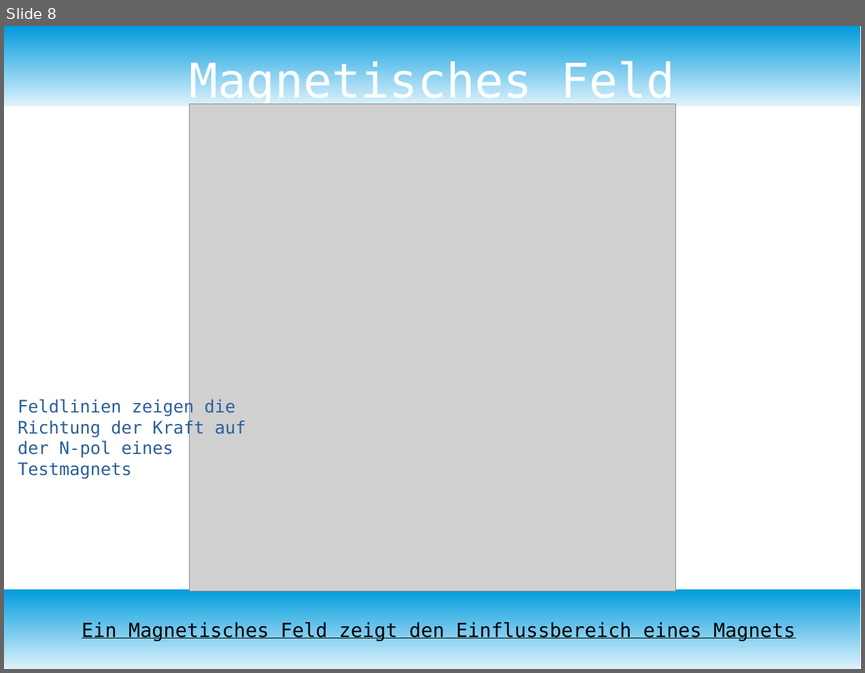
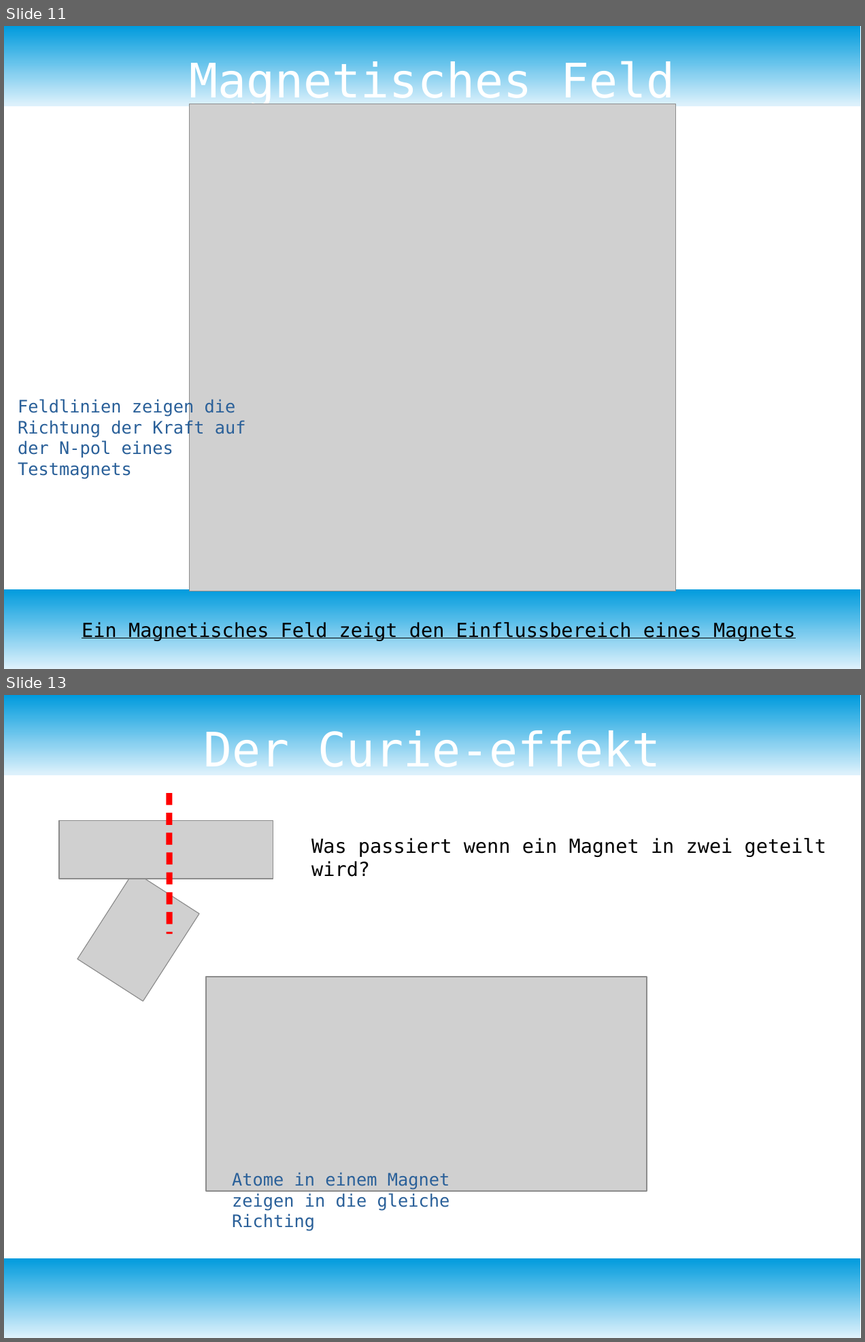
Before and after one commit to bearums/teaching, a slide deck: B5/physik/D12/2)Elektromagnetismus/03_Magnetfeld/Pres.odp. Shown one above the other, each under a label of ours: slide 8 before the commit, slides 11 and 13 after it; the slides between them are not shown. The pictures are 865x673 and 865x1342 pixels, drawn with LibreOffice and Linux fonts; fonts in the diff are those of the drawing; grey boxes stand for pictures. Boxes give left, top, right and bottom in pixels: in the first picture for what was removed or moved away, otherwise in the second. Text is boxed around its words. In the diff, an @@ line names an element or a change of style, - is before the commit and + after.

Commit message:
magnets

```diff
--- a/B5/physik/D12/2)Elektromagnetismus/03_Magnetfeld/Pres.odp
+++ b/B5/physik/D12/2)Elektromagnetismus/03_Magnetfeld/Pres.odp
@@ slide 13 added at bbox=[4, 695, 861, 1338], background #FFFFFF; not listed: 2 template elements that a slide beside it also shows @@
@@ title added at bbox=[203, 728, 660, 777], 44 pt, text #FFFFFF @@
+Der Curie-effekt
@@ line added from (170, 793) to (170, 934), #FF0000 5.67 pt @@
@@ picture added at bbox=[59, 821, 274, 879] @@
@@ text added at bbox=[311, 838, 826, 877], 18 pt, text #000000 @@
+Was passiert wenn ein Magnet in zwei geteilt wird?
@@ picture added at bbox=[77, 871, 199, 1001] @@
@@ picture added at bbox=[206, 977, 647, 1191] @@
@@ text added at bbox=[232, 1172, 450, 1231], 16 pt, text #2A6099 @@
+Atome in einem Magnet zeigen in die gleiche Richting
@@ what was slide 8 is now slide 11 @@
```
Also in this commit, not shown: 3 slides changed, 3 other slides added, 2 slides removed, 3 other files.
